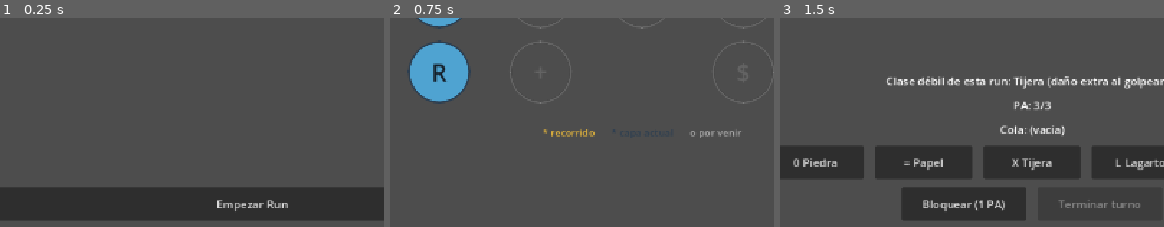
Above: before the commit, frames 1-3 (left to right).
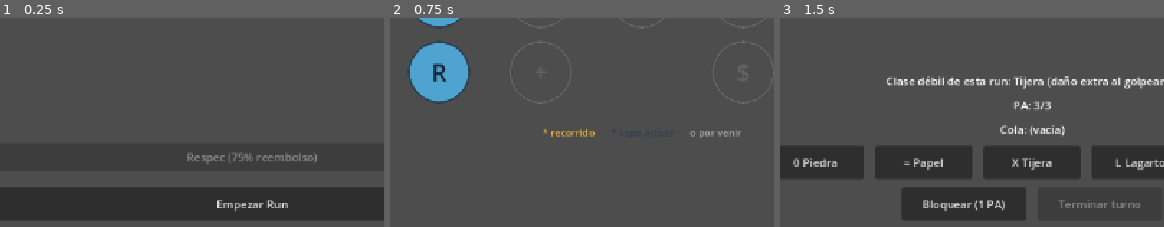
Above: after the commit, the same moments.

Repository: jolomoreno/rock-paper-scissor
Game: Godot game, scene res://scenes/main/hub.tscn
Two runs of this game, one before a commit and one after it. Both use one fixed random seed, a clock stepped at 60 frames per second and the inputs below.
Inputs:
- Up to frame 1 (0.25 s): no input
- Up to frame 2 (0.75 s): click "Empezar Run" at 0.5 s
- Up to frame 3 (1.5 s): click "†" at 1.25 s
The pictures show only the part of the screen within x 17-67%, y 50-100%; the shares and areas given below are measured in that part.

The runs differ from the first frame. In frame 1, 0.4% of the frame differs, in the area x 48-83%, y 65-69%; in frame 2, nothing differs; in frame 3, nothing differs.

Commit message:
Add skill tree respec (Fase 7, point 10) — closes the Fase 7 backlog
75% floor-rounded refund of Chispa spent across both branches at once,
with a Hub button and a confirmation dialog since this is the only
Fase 7 action that is deliberate, valid, and costs real progress.

Diff:
--- a/autoloads/chispa.gd
+++ b/autoloads/chispa.gd
@@ -110,6 +110,23 @@
 	return true
 
 
+func respec_refund_amount() -> int:
+	var spent := 0
+	for upgrade_id: String in unlocked_upgrades:
+		spent += UPGRADES[upgrade_id]["cost"]
+	return int(floor(spent * 0.75))
+
+
+func respec_tree() -> void:
+	if unlocked_upgrades.is_empty():
+		return
+
+	chispa += respec_refund_amount()
+	unlocked_upgrades.clear()
+	chispa_changed.emit(chispa)
+	_save_to_disk()
+
+
 func player_hp_bonus() -> int:
 	return _sum_upgrade_field("player_hp_bonus")
 
--- a/scenes/main/hub.gd
+++ b/scenes/main/hub.gd
@@ -3,6 +3,8 @@
 @onready var chispa_label: Label = %ChispaLabel
 @onready var upgrades_container: VBoxContainer = %UpgradesContainer
 @onready var start_run_button: Button = %StartRunButton
+@onready var respec_button: Button = %RespecButton
+@onready var respec_confirm_dialog: ConfirmationDialog = %RespecConfirmDialog
 
 var _upgrade_buttons: Dictionary = {}
 var _branch_rows: Dictionary = {}
@@ -14,8 +16,11 @@
 	Chispa.upgrade_purchased.connect(_on_upgrade_purchased)
 
 	start_run_button.pressed.connect(_on_start_run_pressed)
+	respec_button.pressed.connect(_on_respec_button_pressed)
+	respec_confirm_dialog.confirmed.connect(_on_respec_confirmed)
 
 	_build_upgrade_buttons()
+	_refresh_respec_button()
 
 
 func _on_start_run_pressed() -> void:
@@ -23,13 +28,24 @@
 	get_tree().change_scene_to_file("res://scenes/map/map.tscn")
 
 
+func _on_respec_button_pressed() -> void:
+	respec_confirm_dialog.dialog_text = "Vaciar el árbol y recuperar %d Chispa?" % Chispa.respec_refund_amount()
+	respec_confirm_dialog.popup_centered()
+
+
+func _on_respec_confirmed() -> void:
+	Chispa.respec_tree()
+
+
 func _on_chispa_changed(new_amount: int) -> void:
 	chispa_label.text = "Chispa: %d" % new_amount
 	_refresh_upgrade_buttons()
+	_refresh_respec_button()
 
 
 func _on_upgrade_purchased(_upgrade_id: String) -> void:
 	_refresh_upgrade_buttons()
+	_refresh_respec_button()
 
 
 func _build_upgrade_buttons() -> void:
@@ -83,3 +99,7 @@
 
 		button.disabled = owned or not Chispa.can_afford(upgrade_id)
 		button.modulate = Color(0.55, 1.0, 0.55) if owned else Color(1, 1, 1)
+
+
+func _refresh_respec_button() -> void:
+	respec_button.disabled = Chispa.unlocked_upgrades.is_empty()
--- a/scenes/main/hub.tscn
+++ b/scenes/main/hub.tscn
@@ -46,6 +46,16 @@
 layout_mode = 2
 size_flags_vertical = 3
 
+[node name="RespecButton" type="Button" parent="@MarginContainer@2/@VBoxContainer@3" unique_id=901595096]
+unique_name_in_owner = true
+custom_minimum_size = Vector2(0, 40)
+layout_mode = 2
+text = "Respec (75% reembolso)"
+
+[node name="RespecConfirmDialog" type="ConfirmationDialog" parent="@MarginContainer@2/@VBoxContainer@3" unique_id=901595097]
+unique_name_in_owner = true
+title = "Confirmar Respec"
+
 [node name="StartRunButton" type="Button" parent="@MarginContainer@2/@VBoxContainer@3" unique_id=901595095]
 unique_name_in_owner = true
 custom_minimum_size = Vector2(0, 48)
Not shown, changed: README.md
Not shown, changed: ROADMAP.md
